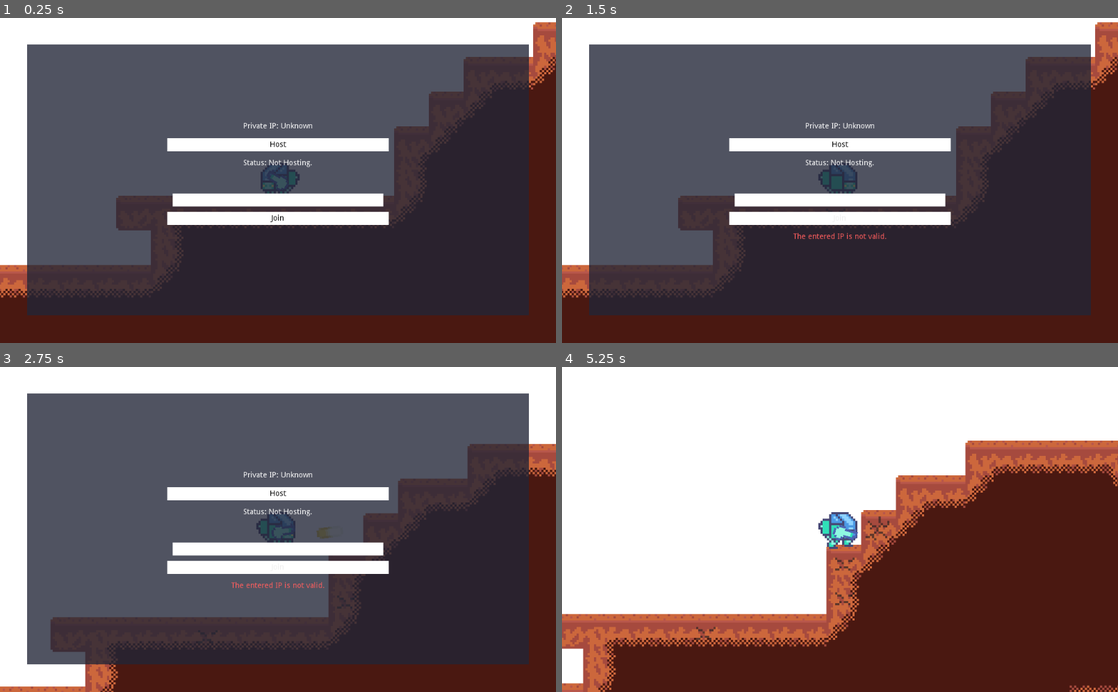
Above: before the commit, frames 1-4 (two rows, left to right).
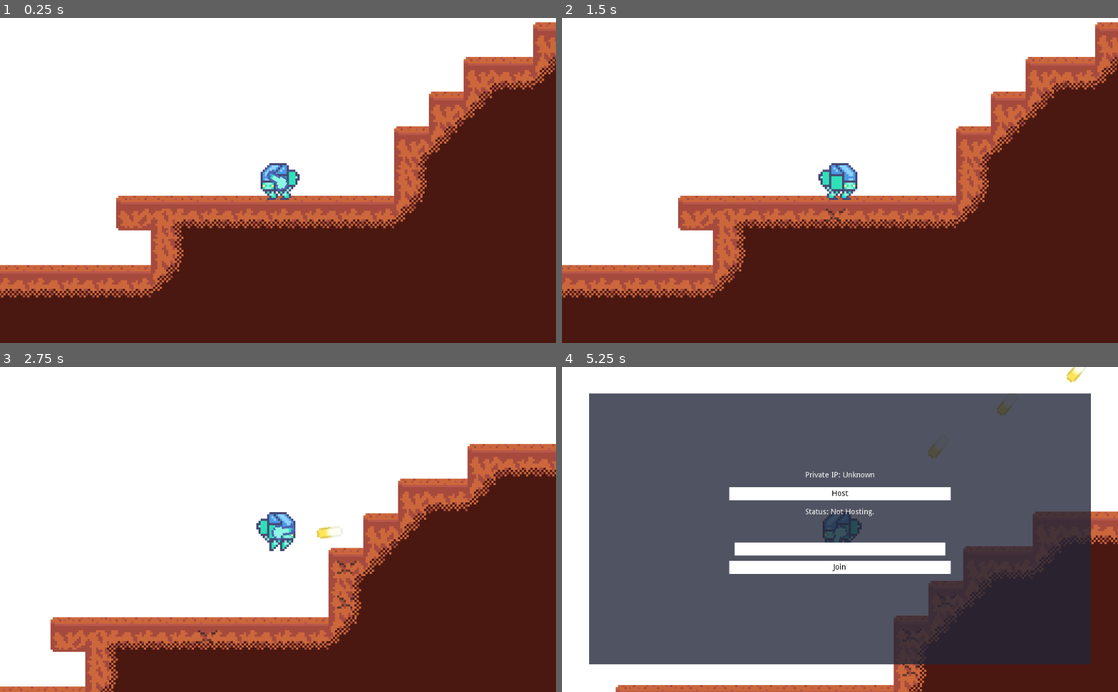
Above: after the commit, the same moments.

Repository: MichaelRRyan/Mecha-Miners
Game: Godot game, scene res://scenes/Gameplay.tscn
Two runs of this game, one before a commit and one after it. Both use one fixed random seed, a clock stepped at 60 frames per second and the inputs below.
Inputs (mouse positions are in pixels of both pictures, inside the frame that each line leads up to):
- Up to frame 1 (0.25 s): no input
- Up to frame 2 (1.5 s): click (840, 144) at 0.5 s, where only the run before the commit has a clickable "Host"; click (840, 219) at 1.25 s, where only the run before the commit has a clickable "Join"
- Up to frame 3 (2.75 s): move the mouse to (400, 513) at 2.02 s; press the mouse at (400, 513) at 2.03 s; hold D (move_right) from 2.03 s (still down); tap W (jump) at 2.27, 2.3, 2.57 s
- Up to frame 4 (5.25 s): move the mouse to (728, 545) at 2.77 s; release the mouse at (728, 545) at 2.78 s; tap W (jump) at 2.85, 3.02, 3.32, 3.8, 4.52, 4.82 s; click (728, 545) at 3.05 s; move the mouse to (895, 458) at 3.52 s; release D (move_right) at 3.53 s; press the mouse at (895, 458) at 3.53 s; hold A (move_left) 3.53-4.28 s; move the mouse to (812, 594) at 4.27 s; release the mouse at (812, 594) at 4.28 s; hold D (move_right) from 4.28 s (still down); tap H (toggle_network_panel) at 4.35 s; click (812, 594) at 4.55 s; move the mouse to (1006, 578) at 5.02 s; press the mouse at (1006, 578) at 5.03 s

The runs differ from the first frame. In frame 1, 73% of the frame differs, in the area x 4-96%, y 8-92%; in frame 2, 73%; in frame 3, 71%; in frame 4, 80%, in the area x 0-100%, y 0-100%.

Commit message:
Modified server code and added method dividers to all files

Diff:
--- a/scenes/Gameplay.tscn
+++ b/scenes/Gameplay.tscn
@@ -41,6 +41,7 @@
 pause_mode = 2
 
 [node name="NetworkPanel" type="ColorRect" parent="GUI"]
+visible = false
 anchor_right = 1.0
 anchor_bottom = 1.0
 margin_left = 50.0
--- a/scripts/Bullet.gd
+++ b/scripts/Bullet.gd
@@ -7,11 +7,13 @@
 var start_position = Vector2.ZERO
 
 
+# -----------------------------------------------------------------------------
 func _ready():
 	velocity = Vector2(cos(rotation), sin(rotation)) * speed
 	start_position = position
 
 
+# -----------------------------------------------------------------------------
 func _physics_process(_delta):
 	var _result = move_and_slide(velocity)
 
@@ -43,3 +45,6 @@
 
 	if (start_position - position).length_squared() > max_distance * max_distance:
 		queue_free()
+
+
+# -----------------------------------------------------------------------------
--- a/scripts/Gun.gd
+++ b/scripts/Gun.gd
@@ -6,12 +6,14 @@
 var bullet_container = null
 
 
+# -----------------------------------------------------------------------------
 func _ready():
 	var containers = get_tree().get_nodes_in_group("bullet_container")
 	if containers and not containers.empty():
 		bullet_container = containers[0]
 
 
+# -----------------------------------------------------------------------------
 func shoot():
 	# If there's a reference to a bullet container and cooldown has expired.
 	if bullet_container and $CooldownTimer.is_stopped():
@@ -24,3 +26,6 @@
 
 		bullet_container.add_child(bullet)
 		$CooldownTimer.start(cooldown)
+
+
+# -----------------------------------------------------------------------------
--- a/scripts/Jetpack.gd
+++ b/scripts/Jetpack.gd
@@ -7,16 +7,19 @@
 var flying_last_frame = false
 
 
+# -----------------------------------------------------------------------------
 func _ready():
 	# Tries to the equip the jetpack to the parent.
 	equip(get_parent())
 
 
+# -----------------------------------------------------------------------------
 func _physics_process(_delta):
 	flying_last_frame = flying
 	flying = false
 
 
+# -----------------------------------------------------------------------------
 func equip(equiper : Node2D):
 	# Sets the equiper as the jetpack holder if it has the necessary method.
 	if equiper and equiper.has_method("accelerate"):
@@ -24,11 +27,16 @@
 		process_priority = equiper.process_priority - 1
 
 
+# -----------------------------------------------------------------------------
 func activate(delta):
 	if holder:
 		holder.accelerate(Vector2(0.0, -acceleration * delta))
 		flying = true
 
 
+# -----------------------------------------------------------------------------
 func is_flying():
 	return flying or flying_last_frame
+
+
+# -----------------------------------------------------------------------------
--- a/scripts/Network.gd
+++ b/scripts/Network.gd
@@ -1,11 +1,25 @@
 extends Node
 
-const FIRST_LOCAL_PLAYER_NUMBER = 0
+enum State {
+	Offline,
+	Connecting,
+	Connected,
+	Hosting
+}
 
+var state = State.Offline
 
 var network = NetworkedMultiplayerENet.new()
 var port = 1909
 var max_players = 50
+
+
+# -----------------------------------------------------------------------------
+func _ready():
+	network.connect("peer_connected", self, "_peer_connected")
+	network.connect("peer_disconnected", self, "_peer_disconnected")
+	network.connect("connection_succeeded", self, "_on_connection_succeeded")
+	network.connect("connection_failed", self, "_on_connection_failed")
 
 
 # -----------------------------------------------------------------------------
@@ -14,12 +28,18 @@
 
 # -----------------------------------------------------------------------------
 func start_server():
-	network.create_server(port, max_players)
-	get_tree().set_network_peer(network)
-	print("Server Started")
+	if state == State.Offline:
+		network.create_server(port, max_players)
+		get_tree().set_network_peer(network)
+		state = State.Hosting
+		print("Server Started")
 
-	network.connect("peer_connected", self, "_peer_connected")
-	network.connect("peer_disconnected", self, "_peer_disconnected")
+
+# -----------------------------------------------------------------------------
+func close_connection():
+	if state == State.Hosting or state == State.Connected:
+		network.close_connection()
+		state = State.Offline
 
 
 # -----------------------------------------------------------------------------
@@ -42,18 +62,22 @@
 
 # -----------------------------------------------------------------------------
 func connect_to_server(ip : String):
-	network.create_client(ip, port)
-	get_tree().set_network_peer(network)
-
-	network.connect("connection_succeeded", self, "_on_connection_succeeded")
-	network.connect("connection_failed", self, "_on_connection_failed")
+	if state == State.Offline:
+		network.create_client(ip, port)
+		get_tree().set_network_peer(network)
+		state = State.Connecting
 
 
 # -----------------------------------------------------------------------------
 func _on_connection_succeeded():
+	state = State.Connected
 	print("Succesfully Connected")
 
 
 # -----------------------------------------------------------------------------
 func _on_connection_failed():
+	state = State.Offline
 	print("Failed to Connect")
+
+
+# -----------------------------------------------------------------------------
--- a/scripts/NetworkPanel.gd
+++ b/scripts/NetworkPanel.gd
@@ -1,6 +1,7 @@
 extends ColorRect
 
 
+# -----------------------------------------------------------------------------
 func _ready():
 	var ip_adress : String = "Unknown"
 
@@ -17,6 +18,7 @@
 	$Content/IPLabel.text = "Private IP: " + ip_adress
 
 
+# -----------------------------------------------------------------------------
 func _input(event):
 	if event is InputEventKey:
 		if event.is_action_pressed("toggle_network_panel"):
@@ -24,12 +26,30 @@
 			get_tree().paused = visible
 
 
+# -----------------------------------------------------------------------------
 func _on_HostButton_pressed():
-	pass # Replace with function body.
+	# If we're already hosting, do nothing.
+	if Network.state != Network.State.Hosting: return
+
+	# If we're not offline, close the connection first.
+	if Network.state != Network.State.Offline:
+		Network.close_connection()
+
+	Network.start_server()
+	$Content/HostingStatus.text = "Status: Hosting on private IP."
 
 
+# -----------------------------------------------------------------------------
 func _on_JoinButton_pressed():
+	if Network.state == Network.State.Connecting: return
+
+	if Network.state != Network.State.Offline:
+		Network.close_server()
+
 	if $Content/IPInput.text.is_valid_ip_address():
-		Network.initialise_client($Content/IPInput.text)
+		Network.connect_to_server($Content/IPInput.text)
 	else:
 		$Content/InvalidIP.show()
+
+
+# -----------------------------------------------------------------------------
--- a/scripts/Player.gd
+++ b/scripts/Player.gd
@@ -27,6 +27,7 @@
 
 
 # -- Handle Public Properties --
+# -----------------------------------------------------------------------------
 func _set(property, value):
 	if params.has(property):
 		params[property] = value
@@ -50,11 +51,13 @@
 		return true
 
 
+# -----------------------------------------------------------------------------
 func _get(property):
 	if params.has(property):
 		return params[property]
 
 
+# -----------------------------------------------------------------------------
 func _get_property_list():
 	return [
 		{ name = "horizontal_movement/max_speed", type = TYPE_REAL },
@@ -65,6 +68,7 @@
 	]
 
 
+# -----------------------------------------------------------------------------
 func _physics_process(delta):
 	if Engine.editor_hint:
 		return
@@ -80,6 +84,7 @@
 	__handle_interacton()
 
 
+# -----------------------------------------------------------------------------
 func __handle_vertical_movement(delta):
 
 	# Add the gravity acceleration to velocity.
@@ -99,6 +104,7 @@
 		$Jetpack.activate(delta)
 
 
+# -----------------------------------------------------------------------------
 func __handle_horizontal_movement(delta):
 
 	# Get the horizontal input.
@@ -138,11 +144,13 @@
 		velocity.x = max_speed * sign(velocity.x)
 
 
+# -----------------------------------------------------------------------------
 func __handle_sprite_flip():
 	var dir_to_mouse = get_global_mouse_position().x - global_position.x
 	$AnimatedSprite.flip_h = dir_to_mouse < 0.0
 
 
+# -----------------------------------------------------------------------------
 func __handle_interacton():
 	var direction_to_mouse = (get_global_mouse_position() - position).normalized()
 	var angle = atan2(direction_to_mouse.y, direction_to_mouse.x)
@@ -156,5 +164,9 @@
 		$Gun.shoot()
 
 
+# -----------------------------------------------------------------------------
 func accelerate(_acceleration : Vector2):
 	velocity += _acceleration
+
+
+# -----------------------------------------------------------------------------
--- a/scripts/Terrain.gd
+++ b/scripts/Terrain.gd
@@ -22,6 +22,7 @@
 var damaged_tiles = {}
 
 
+# -----------------------------------------------------------------------------
 func _physics_process(_delta):
 	var deletion_queue = []
 
@@ -46,6 +47,7 @@
 		damaged_tiles.erase(tile_position)
 
 
+# -----------------------------------------------------------------------------
 func damage_tile(tile_position : Vector2, damage : float):
 	# If the tile is not empty.
 	var tile_type = get_cellv(tile_position)
@@ -78,8 +80,12 @@
 			__set_damage_indicator(tile_position)
 
 
+# -----------------------------------------------------------------------------
 func __set_damage_indicator(tile_position : Vector2):
 	var tile_type = get_cellv(tile_position)
 	var damage = damaged_tiles[tile_position].damage
 	var damage_stage = floor(damage / MAX_TILE_HEALTHS[tile_type] * DAMAGE_STAGES)
 	$DamageIndicators.set_cellv(tile_position, damage_stage)
+
+
+# -----------------------------------------------------------------------------
